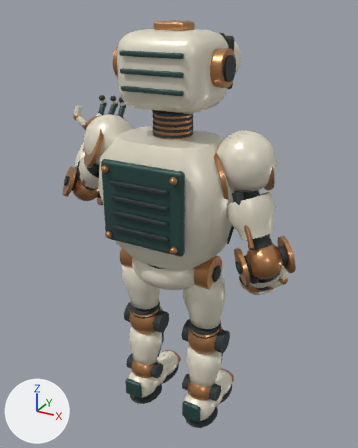
An edit to the glTF model examples/assets/boulder-robot.glb, drawn before and after from the same camera.
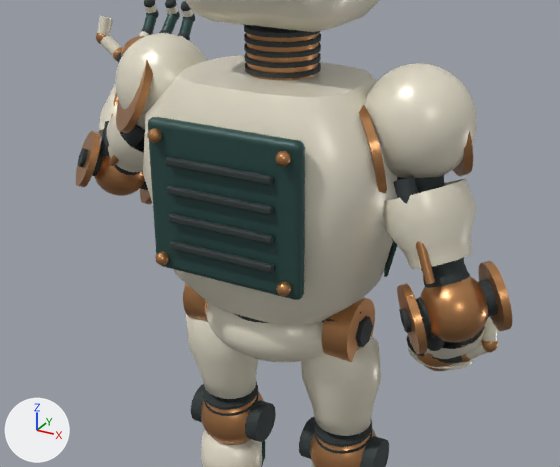
Each version appears first whole from a 50 mm camera at (0.78, -1.379, 1.495) aimed at (-0.035, 0.104, 0.754), and next in a close-up on the part from 6% to 90% of the width and 22% to 77% of the height. The axes (+X, +Y, +Z) are drawn at lower left. The lights are the same throughout. The first two pictures are the older version. Vertices at exactly the same position are counted once.

Before the edit, the objects in view are built like this:
```python
me_cylinder_001 = bpy.data.meshes.new('Cylinder.001')
me_cylinder_001.from_pydata(...)  # 8376 vertices, 16536 faces; spans x -0.594..0.45, y -0.224..0.278, z 0.011..1.454
me_cylinder_001.materials.append(mat_boulder___copper_joints)  # orange #c28b5b
me_left_arm_continuous_deforming_bellows = bpy.data.meshes.new('Left arm continuous deforming bellows')
me_left_arm_continuous_deforming_bellows.from_pydata(...)  # 13028 vertices, 25688 faces; spans x -0.55..0.433, y -0.217..0.365, z 0.0..1.455
me_left_arm_continuous_deforming_bellows.materials.append(mat_boulder___flexible_charcoal_bellows)  # dark grey #2c3535
me_left_sculpted_enamel_arm_shell_0 = bpy.data.meshes.new('Left sculpted enamel arm shell 0')
me_left_sculpted_enamel_arm_shell_0.from_pydata(...)  # 10962 vertices, 21380 faces; spans x -0.592..0.39, y -0.195..0.362, z 0.007..1.43
me_left_sculpted_enamel_arm_shell_0.materials.append(mat_boulder___porcelain_enamel)  # pale yellow #e7e1cd
ob_boulder_assembly___copper_joints = bpy.data.objects.new('Boulder assembly / copper joints', me_cylinder_001)
ob_boulder_assembly___copper_joints.location = (0.0, 0.0, 0.0)
ob_boulder_assembly___flexible_charcoal_bellows = bpy.data.objects.new('Boulder assembly / flexible charcoal bellows', me_left_arm_continuous_deforming_bellows)
ob_boulder_assembly___flexible_charcoal_bellows.location = (0.0, 0.0, 0.0)
ob_boulder_assembly___porcelain_enamel = bpy.data.objects.new('Boulder assembly / porcelain enamel', me_left_sculpted_enamel_arm_shell_0)
ob_boulder_assembly___porcelain_enamel.location = (0.0, 0.0, 0.0)
# also in view: 'Boulder assembly / oxidized teal' at (-0.101, 0.078, 0.718)
```
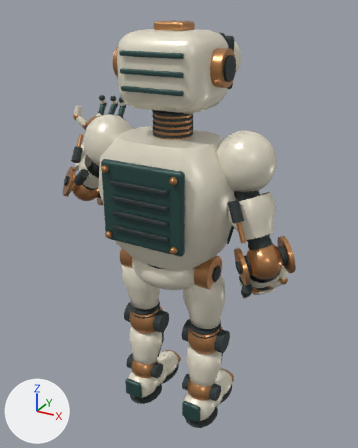
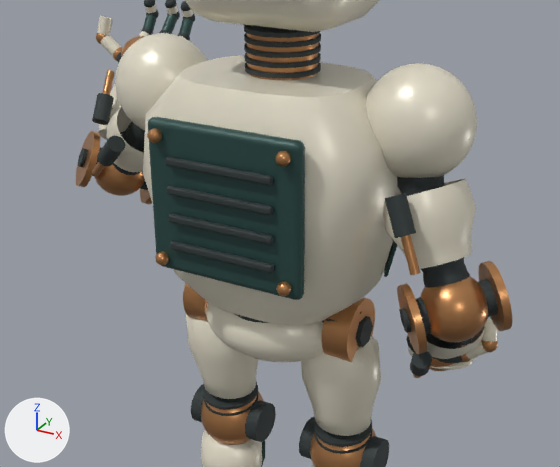
Pixel boxes (x1, y1, x2, y2) of what changed, in the close-ups (560 x 467 px):
part 1 of me_cylinder_001, added
    after: (102, 70, 115, 95)
part 2 of me_cylinder_001, added
    after: (92, 162, 105, 176)
part 3 of me_cylinder_001, added (orange)
    after: (401, 234, 420, 275)
part 4 of me_cylinder_001, deleted
    before: (109, 60, 473, 284)
part 5 of me_cylinder_001, deleted (mostly hidden)
    before: (111, 93, 119, 118)
part 6 of me_left_arm_continuous_deforming_bellows, added
    after: (92, 93, 114, 125)
part 7 of me_left_arm_continuous_deforming_bellows, added
    after: (410, 351, 432, 376)
part 8 of me_left_arm_continuous_deforming_bellows, added
    after: (385, 193, 416, 238)
part 9 of me_left_arm_continuous_deforming_bellows, added
    after: (97, 135, 125, 166)
part 10 of me_left_arm_continuous_deforming_bellows, deleted (mostly hidden)
    before: (99, 121, 445, 351)

What the commit changed:
me_cylinder_001 is used by ob_boulder_assembly___copper_joints; location (0.0, 0.0, 0.0).
me_cylinder_001 had 8376 vertices, 16536 faces and spanned x -0.594..0.45, y -0.224..0.278, z 0.011..1.454.
me_cylinder_001 now has 8184 vertices, 16168 faces and spans x -0.594..0.45, y -0.224..0.278, z 0.011..1.454.
me_cylinder_001 part 1: a new loose piece of 48 vertices spanning x -0.487..-0.461, y 0.076..0.125, z 0.981..1.039, in mat_boulder___copper_joints (orange #c28b5b).
me_cylinder_001 part 2: a new loose piece of 48 vertices spanning x -0.41..-0.351, y -0.066..-0.032, z 0.868..0.925, in mat_boulder___copper_joints (orange #c28b5b).
me_cylinder_001 part 3: a new loose piece of 48 vertices spanning x 0.279..0.321, y -0.143..-0.115, z 0.855..0.925, in mat_boulder___copper_joints (orange #c28b5b).
me_cylinder_001 part 4: 6 loose pieces with 288 vertices, spanning x -0.4..0.351, y -0.112..0.112, z 0.826..1.134, are deleted.
me_cylinder_001 part 5: 48 vertices removed from x -0.479..-0.45, y 0.08..0.142, z 0.923..0.999.
Other edits to the shape of me_cylinder_001 do not show in these pictures.
me_left_arm_continuous_deforming_bellows is used by ob_boulder_assembly___flexible_charcoal_bellows; location (0.0, 0.0, 0.0).
me_left_arm_continuous_deforming_bellows had 13028 vertices, 25688 faces and spanned x -0.55..0.433, y -0.217..0.365, z 0.0..1.455.
me_left_arm_continuous_deforming_bellows now has 12884 vertices, 25424 faces and spans x -0.55..0.433, y -0.217..0.365, z 0.0..1.455.
me_left_arm_continuous_deforming_bellows part 6: a new loose piece of 48 vertices spanning x -0.487..-0.444, y 0.039..0.099, z 0.936..1.0, in mat_boulder___flexible_charcoal_bellows (dark grey #2c3535).
me_left_arm_continuous_deforming_bellows part 7: a new loose piece of 48 vertices spanning x 0.277..0.326, y -0.082..-0.02, z 0.617..0.681, in mat_boulder___flexible_charcoal_bellows (dark grey #2c3535).
me_left_arm_continuous_deforming_bellows part 8: a new loose piece of 48 vertices spanning x 0.249..0.304, y -0.141..-0.097, z 0.909..0.98, in mat_boulder___flexible_charcoal_bellows (dark grey #2c3535).
me_left_arm_continuous_deforming_bellows part 9: a new loose piece of 48 vertices spanning x -0.373..-0.304, y -0.091..-0.041, z 0.903..0.97, in mat_boulder___flexible_charcoal_bellows (dark grey #2c3535).
me_left_arm_continuous_deforming_bellows part 10: 10 loose pieces with 336 vertices, spanning x -0.475..0.355, y -0.1..0.103, z 0.676..1.095, are deleted.
Other edits to the shape of me_left_arm_continuous_deforming_bellows do not show in these pictures.
